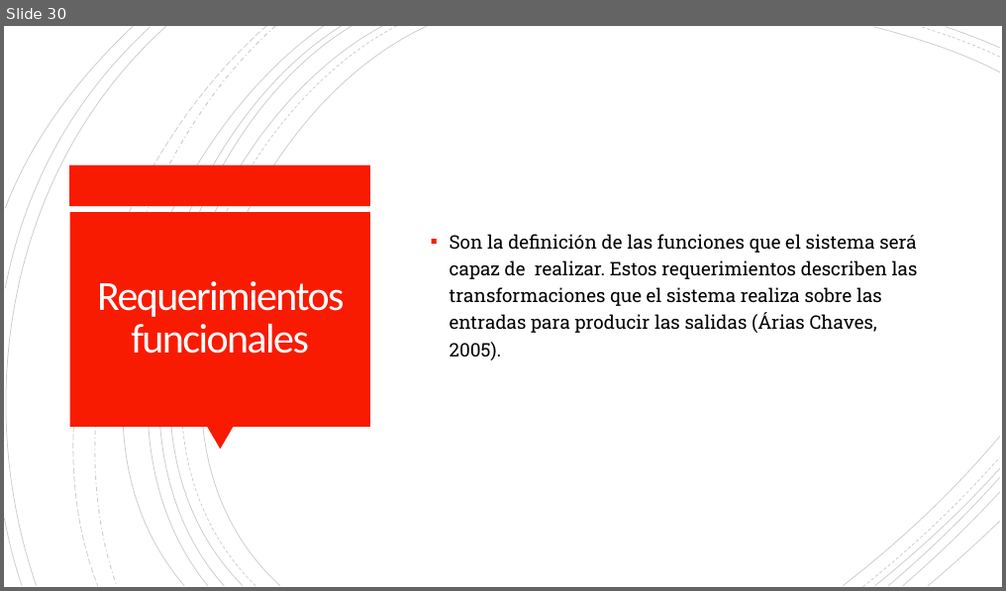
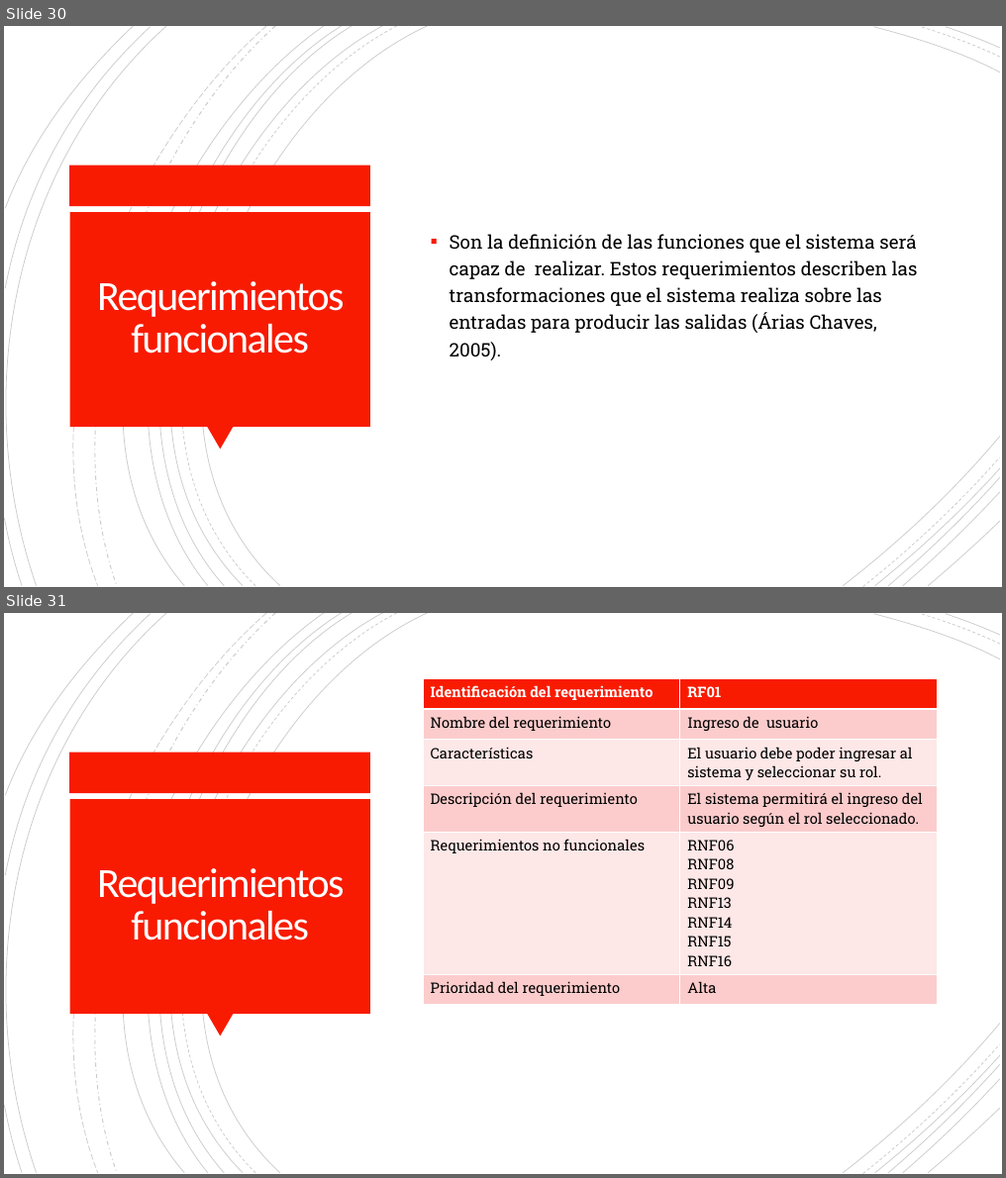
Before and after one commit to Dillan444/PROYECTO_SENA, a slide deck: PLANTEAMIENTO_DEL_PROBLEMA.pptx. Shown one above the other, each under a label of ours: slide 30 before the commit, slides 30 and 31 after it. The pictures are 1006x591 and 1006x1178 pixels, drawn with LibreOffice and Linux fonts; fonts in the diff are those of the drawing. Boxes give left, top, right and bottom in pixels: in the first picture for what was removed or moved away, otherwise in the second. Text is boxed around its words. In the diff, an @@ line names an element or a change of style, - is before the commit and + after.

Commit message:
doc:RF_RNF.V11.17/04/2021
Se corrigen los requerimientos funcionales y los no funcionales de acuerdo con las observaciones que se hicieron en la sustentación.

```diff
--- a/PLANTEAMIENTO_DEL_PROBLEMA.pptx
+++ b/PLANTEAMIENTO_DEL_PROBLEMA.pptx
@@ slide 31 added at (4,613,1002,1174), background #FFFFFF; not listed: 24 template elements that a slide beside it also shows @@
@@ table added at (423,679,937,1000), 6 rows, 2 columns @@
+Identificación del requerimiento | RF01
+Nombre del requerimiento | Ingreso de usuario
+Características | El usuario debe poder ingresar al sistema y seleccionar su rol.
+Descripción del requerimiento | El sistema permitirá el ingreso del usuario según el rol seleccionado.
+Requerimientos no funcionales | RNF06 / RNF08 / RNF09 / RNF13 / RNF14 / RNF15 / RNF16
+Prioridad del requerimiento | Alta
@@ title added at (97,868,344,941), 40 pt, text #FFFEFF @@
+Requerimientos funcionales
```
Also in this commit, not shown: 9 slides changed, 20 other slides added, 2 slides removed, 1 other file.
